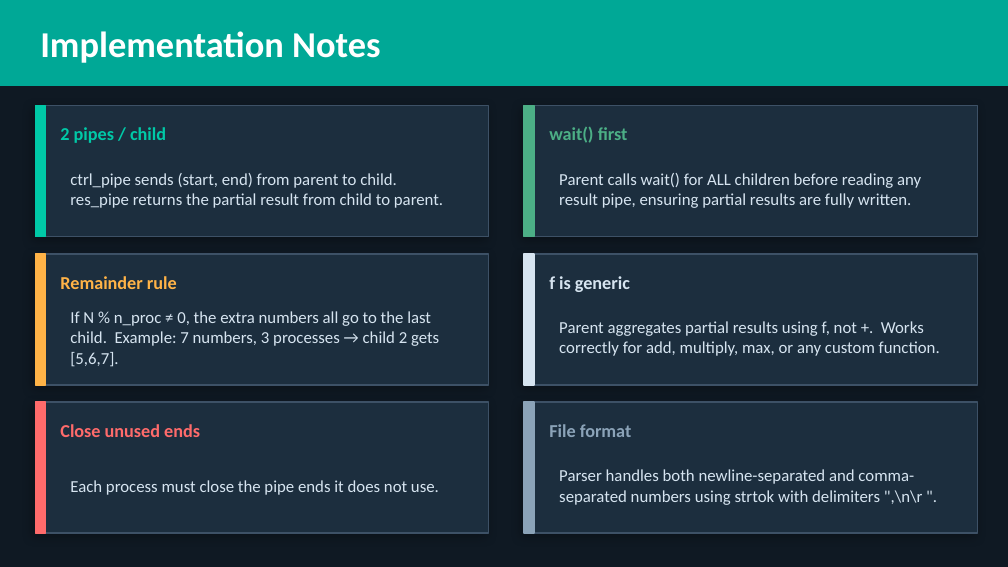
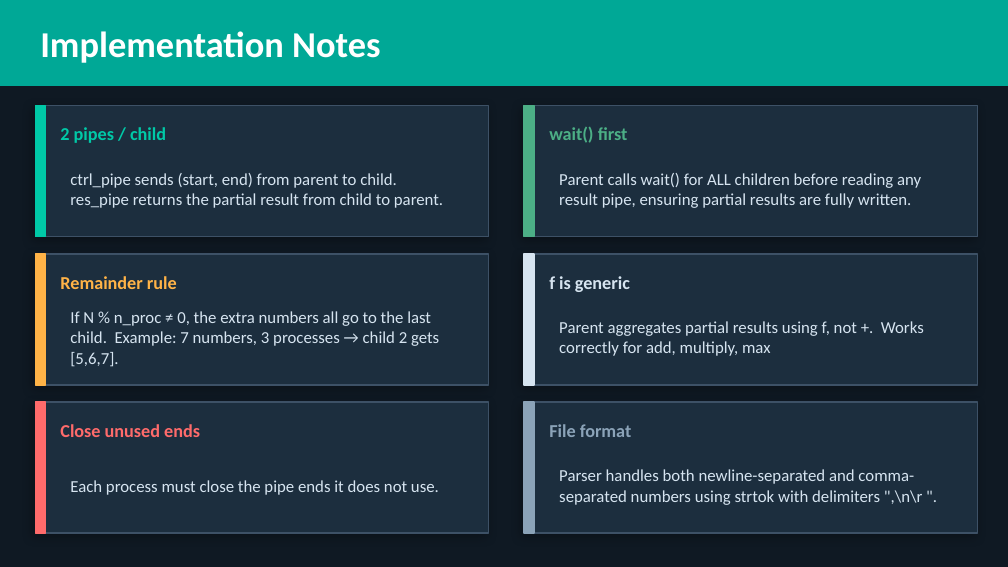
Before and after one commit to Sama3mad/OS-Lab-Project-4---The-fork-and-pipe-System-Calls, a slide deck: slide 10 of OS_Lab_Project_Slides.pptx (slide 9 before the commit). Drawn at 1008x567 pixels with LibreOffice and Linux fonts; fonts in the diff are those of the drawing. Boxes give left, top, right and bottom in pixels: in the first picture for what was removed or moved away, otherwise in the second. Text is boxed around its words. In the diff, an @@ line names an element or a change of style, - is before the commit and + after.

```diff
--- a/OS_Lab_Project_Slides.pptx
+++ b/OS_Lab_Project_Slides.pptx
@@ text at (x1=559, y1=321, x2=924, y2=356): text changed @@
-Parent aggregates partial results using f, not +. Works correctly for add, multiply, max, or any custom function.
+Parent aggregates partial results using f, not +. Works correctly for add, multiply, max
```
Also in this commit, not shown: 1 other slide changed, 4 slides added, 1 other file.
